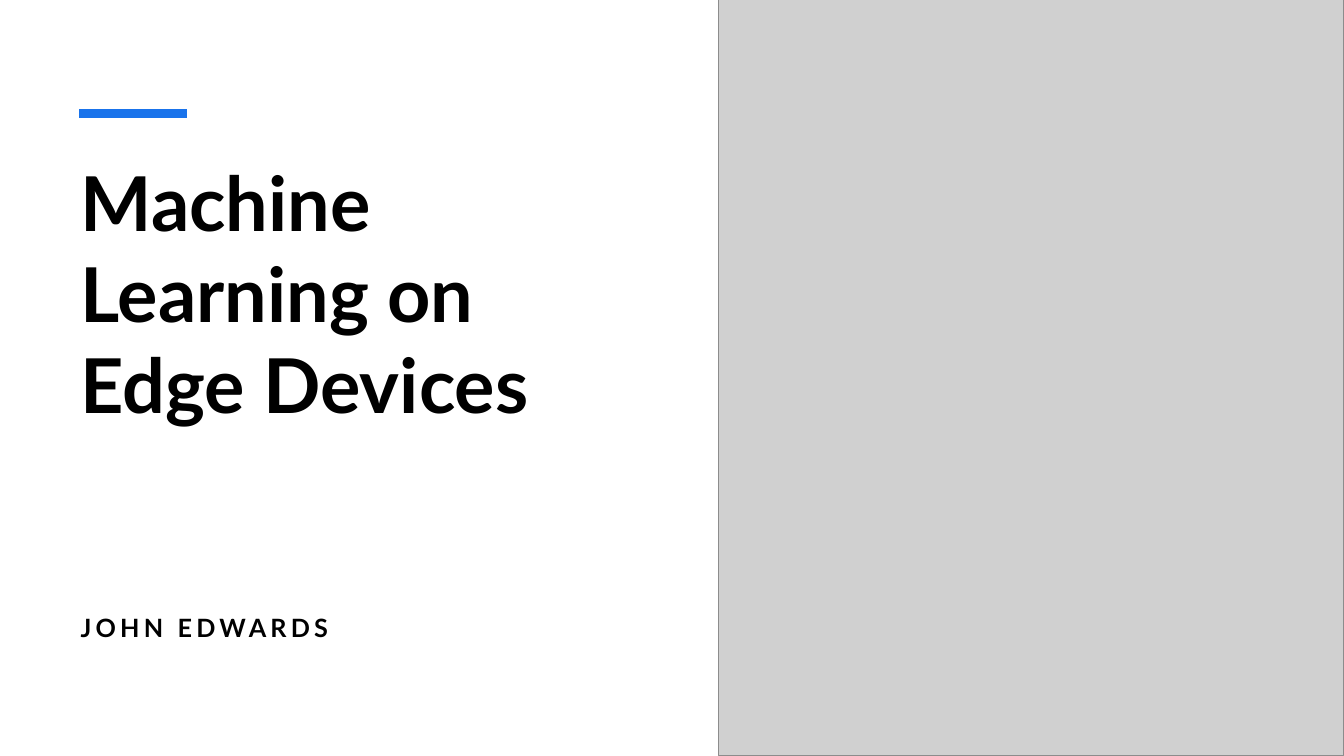
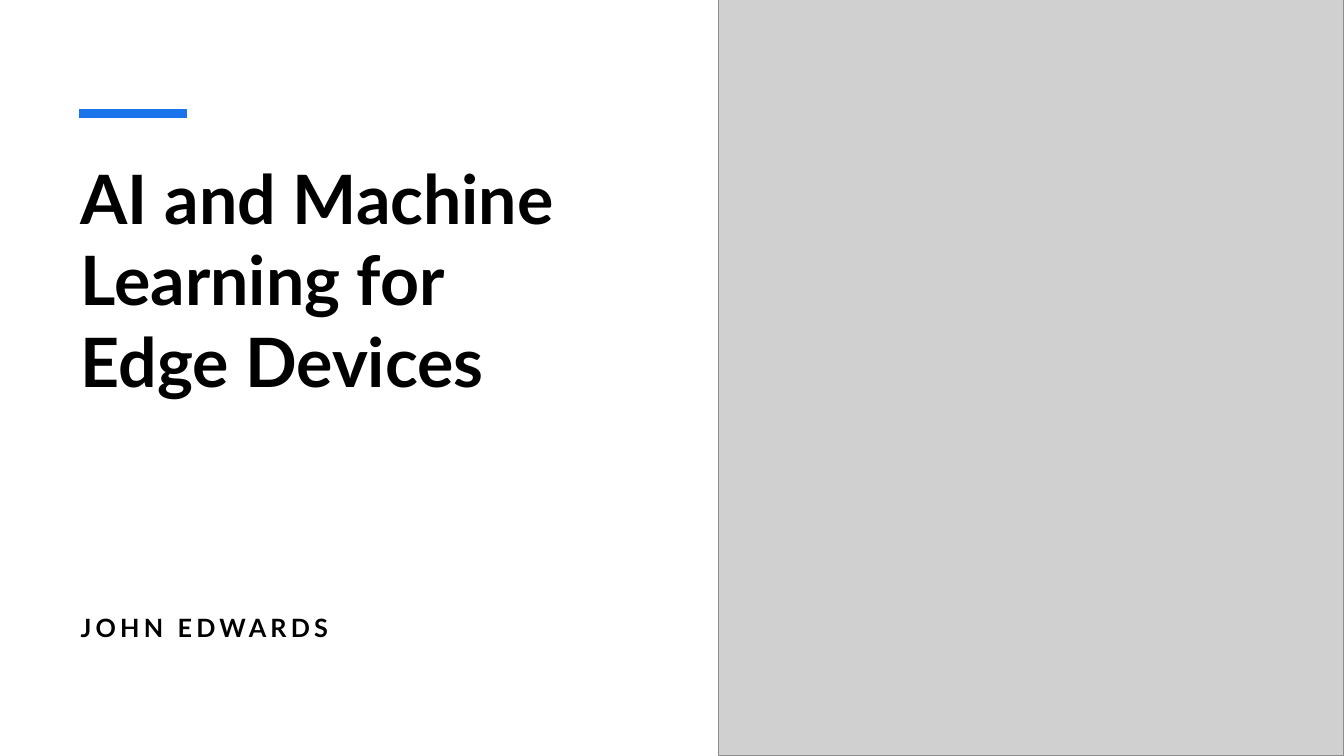
Before and after one commit to johne16/ML_survey_paper, a slide deck: slide 1 of Machine Learning on Edge Devices.pptx. Drawn at 1344x756 pixels with LibreOffice and Linux fonts; fonts in the diff are those of the drawing; grey boxes stand for pictures. Boxes give left, top, right and bottom in pixels: in the first picture for what was removed or moved away, otherwise in the second. Text is boxed around its words. In the diff, an @@ line names an element or a change of style, - is before the commit and + after.

Commit message:
updated slides

```diff
--- a/Machine Learning on Edge Devices.pptx
+++ b/Machine Learning on Edge Devices.pptx
@@ title at box(81, 173, 554, 400): text changed; size 54 to 48.6 pt @@
-Machine Learning on Edge Devices
+AI and Machine Learning for Edge Devices
```
Also in this commit, not shown: 1 other slide changed.
